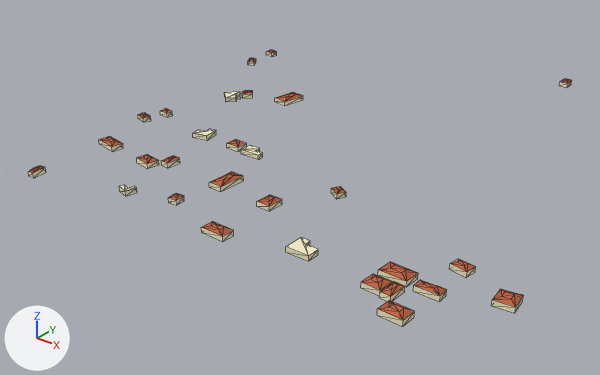
A saved change to the glTF model game/models/hero/msb_noord_m11_m8.glb.
Both versions are drawn from a camera (50 mm lens) standing at (334.0, -380.0, 231.0) and looking at (-8.0, 47.0, -34.0). Lighting does not change. The marker at lower left points along +X, +Y and +Z. The picture after the commit comes second. Mesh edges are drawn as thin lines. Objects named as collision shapes, trigger or cutter boxes, shadow casters or lower levels of detail are left out. Vertices at exactly the same position are counted once.

The first picture shows 'msb_noord_m11_m8_lod0'.
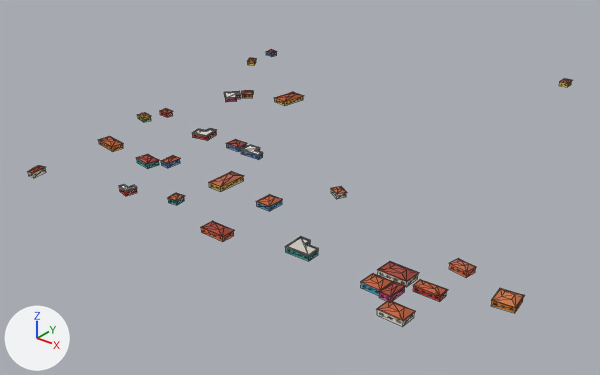
Edits to the bpy script that builds the scene:
```text
Add img_ground:
    img_ground = load_image('ground', '_unpacked/ground', 256, 128, 'sRGB')
Add mat_trim:
    mat_trim = bpy.data.materials.new('trim')
    mat_trim.use_nodes = True; mat_trim.node_tree.nodes.clear()
    _N = mat_trim.node_tree.nodes; _L = mat_trim.node_tree.links
    n0 = _N.new('ShaderNodeBsdfPrincipled'); n0.name = 'Principled BSDF'
    n0.inputs[2].default_value = 0.85  # 'Roughness'
    n1 = _N.new('ShaderNodeOutputMaterial'); n1.name = 'Material Output'
    n2 = _N.new('ShaderNodeVertexColor'); n2.name = 'Color Attribute'
    _L.new(n0.outputs[0], n1.inputs[0])  # 'BSDF' to 'Surface'
    _L.new(n2.outputs[0], n0.inputs[0])  # 'Color' to 'Base Color'
Add mat_ground:
    mat_ground = bpy.data.materials.new('ground')
    # uses the picture img_ground
Change me_msb_noord_m11_m8_lod0:
    used by ob_msb_noord_m11_m8_lod0; location = (16.0, 87.8, 2.5); scale = (192.0, 192.0, 192.0)
    remove me_msb_noord_m11_m8_lod0.from_pydata(...)  # 372 vertices, 579 faces; spans x -0.99..0.99, y -1.0..1.0, z -0.04..0.04
    remove me_msb_noord_m11_m8_lod0.materials.append(mat_wall)  # pale yellow #efe6d6
    add me_msb_noord_m11_m8_lod0.from_pydata(...)  # 564 vertices, 740 faces; spans x -0.99..0.99, y -1.0..1.0, z -0.04..0.04
    me_msb_noord_m11_m8_lod0 part 1: a new loose piece of 24 vertices spanning x 0.35..0.43, y -0.87..-0.8, z 0.01..0.02, in mat_trim
    me_msb_noord_m11_m8_lod0 part 2: 3 vertices moved within x -0.38, y -0.67, z -0.01..0.01; 17 vertices removed from x -0.82..0.23, y -0.98..0.11, z -0.03..0.02; 151 vertices added at x -0.83..0.26, y -1.0..0.22, z -0.03..0.02
    me_msb_noord_m11_m8_lod0 part 3: 15 vertices removed from x 0.63..0.99, y -0.98..-0.65, z 0.01..0.03; 43 vertices added at x 0.63..0.99, y -0.98..-0.63, z 0.01..0.03
    me_msb_noord_m11_m8_lod0 part 4: 4 vertices removed from x -0.96..-0.95, y 0.45..0.49, z -0.03..0.0; 12 vertices added at x -0.99..-0.93, y 0.43..0.64, z -0.03..0.0
    me_msb_noord_m11_m8_lod0 part 5: 14 faces spanning x -0.75..0.43, y -0.9..0.1, z -0.02..0.02 switch from mat_w4 (beige #f6efc9) to mat_roof
    me_msb_noord_m11_m8_lod0 part 6: 191 faces spanning x -0.99..0.82, y -1.0..1.0, z -0.04..0.03 switch from mat_w4 (beige #f6efc9) to mat_ground
    me_msb_noord_m11_m8_lod0 part 7: 34 faces spanning x -0.98..0.99, y -0.98..0.98, z -0.02..0.04 switch from mat_tile (orange #c4643e) to mat_trim
    other edits to the shape of me_msb_noord_m11_m8_lod0 do not show in these pictures
Change ob_msb_noord_m11_m8_lod0:
    ob_msb_noord_m11_m8_lod0.scale: (192.0, 192.0, 192.0) -> (193.0, 193.0, 193.0)
```

Changed parts and their boxes (x1, y1, x2, y2) in the pictures (600 x 375 px):
'msb_noord_m11_m8_lod0', reshaped, rescaled
    before: (28, 50, 572, 326)
    after: (27, 50, 573, 326)
part 1 of me_msb_noord_m11_m8_lod0, added
    after: (285, 236, 319, 256)
part 2 of me_msb_noord_m11_m8_lod0, built on
    before: (28, 90, 346, 236)
    after: (27, 90, 347, 237)
part 3 of me_msb_noord_m11_m8_lod0, built on
    before: (362, 261, 523, 326)
    after: (361, 258, 523, 326)
part 4 of me_msb_noord_m11_m8_lod0, reshaped
    before: (248, 58, 256, 65)
    after: (248, 50, 277, 65)
part 5 of me_msb_noord_m11_m8_lod0, recoloured
    before: (236, 97, 318, 255)
    after: (126, 92, 316, 254)
part 6 of me_msb_noord_m11_m8_lod0, recoloured
    both: (28, 52, 572, 326)
part 7 of me_msb_noord_m11_m8_lod0, recoloured
    both: (35, 50, 568, 310)
